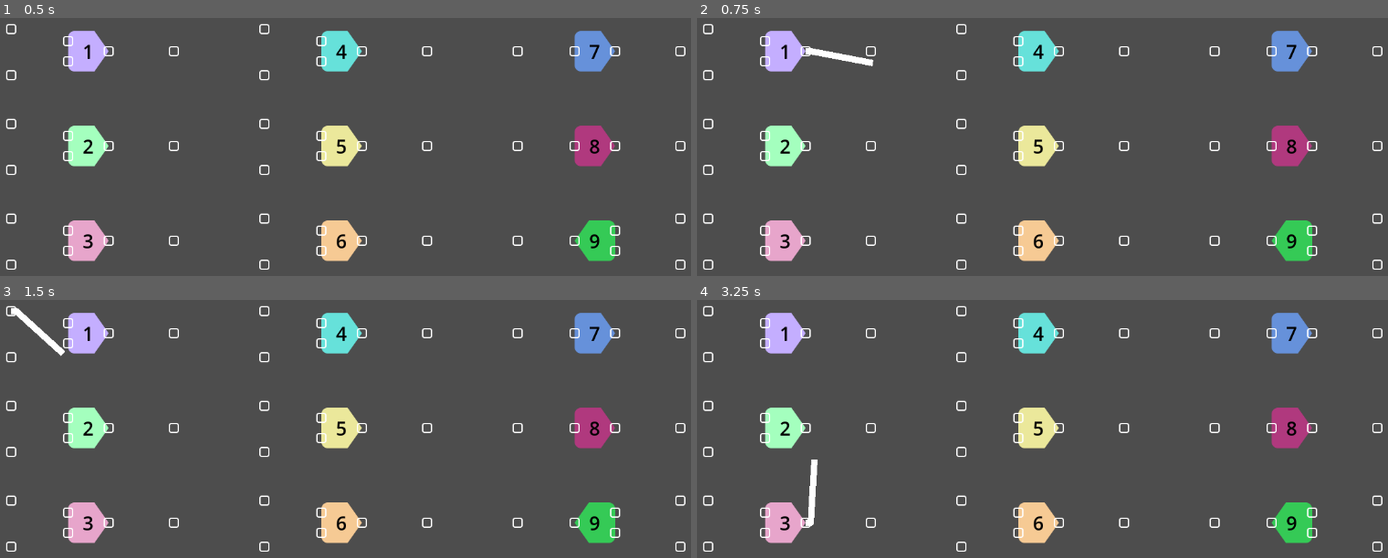
Above: before the commit, frames 1-4 (two rows, left to right).
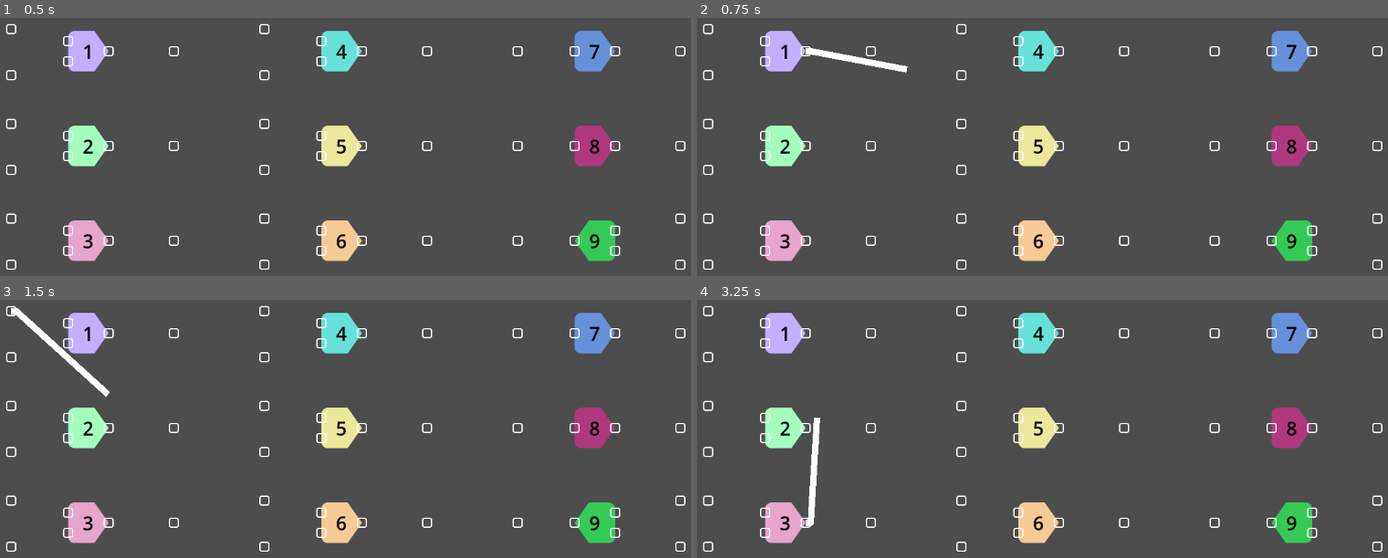
Above: after the commit, the same moments.

Repository: CUGG-2025-Puzzlers/detective-shrimp
Game: Godot game, scene res://scenes/casette_puzzle/gate_tests.tscn
The game is run twice, just before and just after one commit, with the same random seed, the same clock (stepped at 60 frames per second) and the same inputs. This scene is started directly instead of the project's main scene.
Inputs (mouse positions are in pixels of both pictures, inside the frame that each line leads up to):
- Up to frame 1 (0.5 s): no input
- Up to frame 2 (0.75 s): tap Enter at 0.5 s; drag from (807, 51) to (1111, 108) at 0.52 s
- Up to frame 3 (1.5 s): drag from (13, 310) to (outside the picture) at 1.27 s
- Up to frame 4 (3.25 s): move the mouse to (710, 356) at 2.02 s; click (710, 356) at 2.17 s; tap Space at 2.75 s; drag from (807, 521) to (814, 418) at 2.77 s

Frame 1 is identical in both runs. In frame 2, 0.1% of the frame differs, in the area x 25-31%, y 16-22%; in frame 3, 0.2%, in the area x 8-16%, y 19-38%; in frame 4, 0.2%.

Commit message:
Increased default wire length

Diff:
--- a/scenes/casette_puzzle/wire.tscn
+++ b/scenes/casette_puzzle/wire.tscn
@@ -9,7 +9,7 @@
 offset_bottom = 16.0
 texture = ExtResource("1_o6qwa")
 script = ExtResource("1_210fl")
-max_length = 100
+max_length = 200
 
 [node name="Wire_Line" type="Line2D" parent="."]
 z_index = 1
